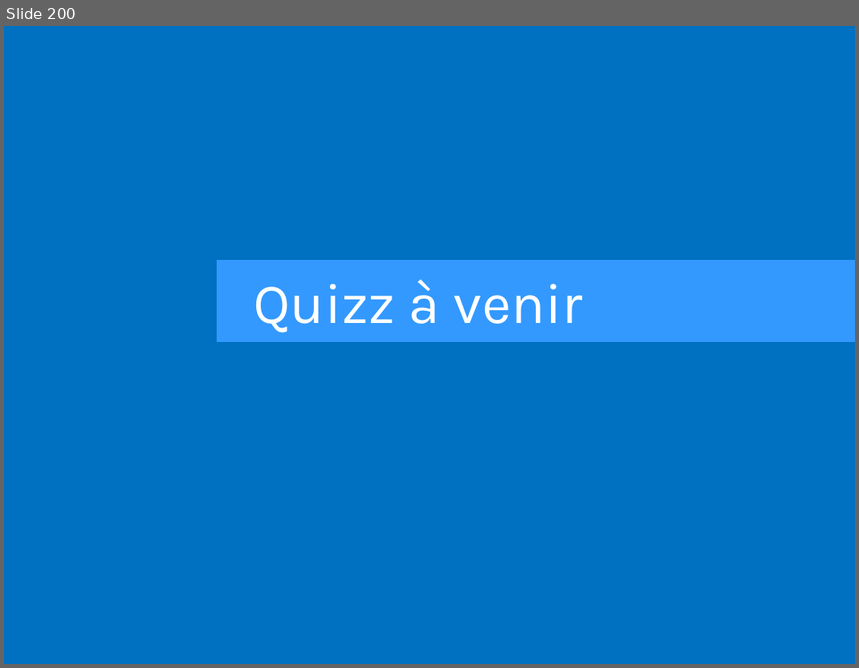
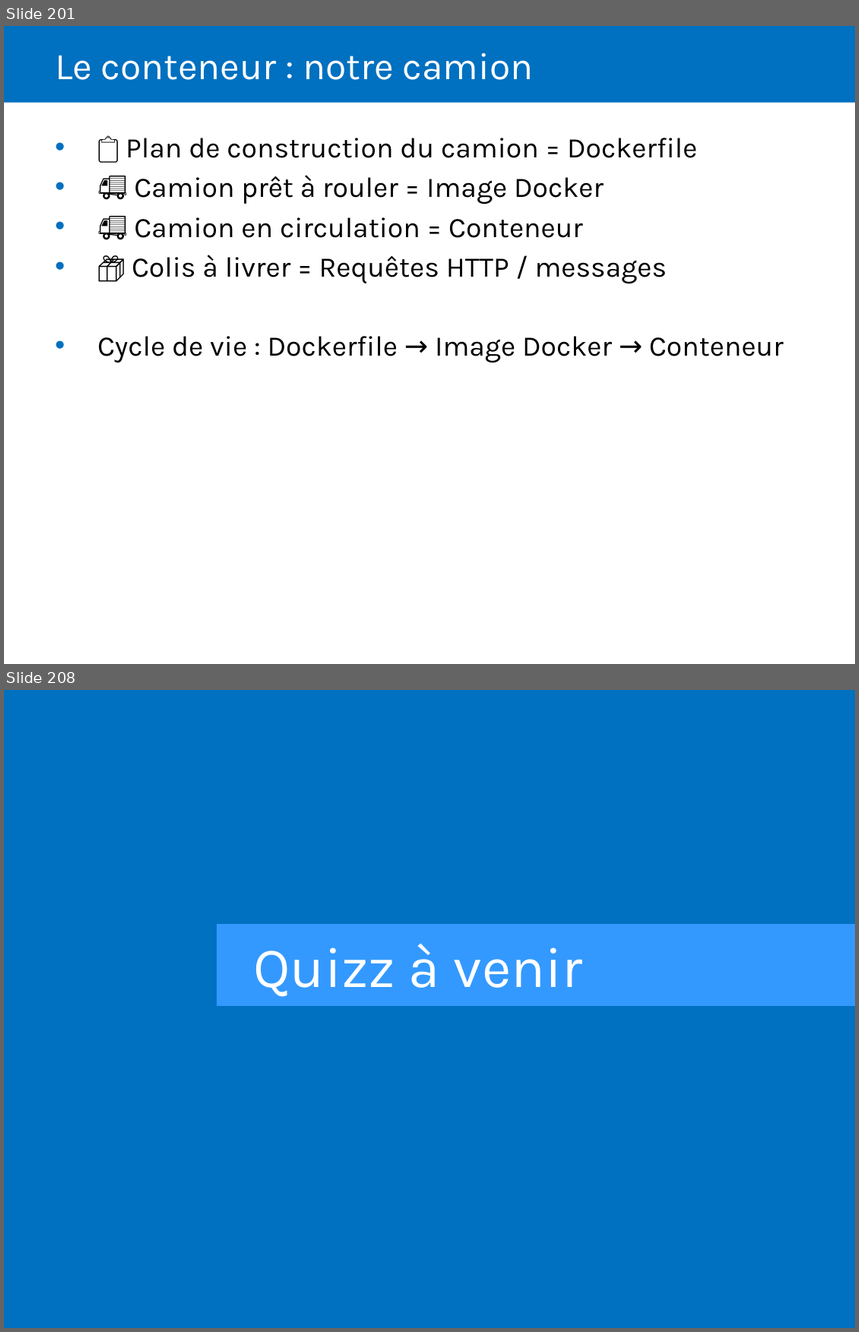
Before and after one commit to Sybaris-Classroom/az-204, a slide deck: Quiz/Quiz.pptx. Shown one above the other, each under a label of ours: slide 200 before the commit, slides 201 and 208 after it; the slides between them are not shown. The pictures are 859x668 and 859x1332 pixels, drawn with LibreOffice and Linux fonts; fonts in the diff are those of the drawing. Boxes give left, top, right and bottom in pixels: in the first picture for what was removed or moved away, otherwise in the second. Text is boxed around its words. In the diff, an @@ line names an element or a change of style, - is before the commit and + after.

```diff
--- a/Quiz/Quiz.pptx
+++ b/Quiz/Quiz.pptx
@@ slide 201 added at [4,26,855,664], background #FFFFFF @@
@@ rectangle added at [4,26,855,103], fill #0070C0 @@
@@ title added at [55,53,534,80], 32 pt, text #FFFFFF @@
+Le conteneur : notre camion
@@ text added at [97,138,784,363], 24 pt, text #000000 @@
+• 📋 Plan de construction du camion = Dockerfile
+• 🚚 Camion prêt à rouler = Image Docker
+• 🚚 Camion en circulation = Conteneur
+• 📦 Colis à livrer = Requêtes HTTP / messages
+• Cycle de vie : Dockerfile → Image Docker → Conteneur
@@ what was slide 200 is now slide 208 @@
```
Also in this commit, not shown: 7 other slides added, 31 other files.
